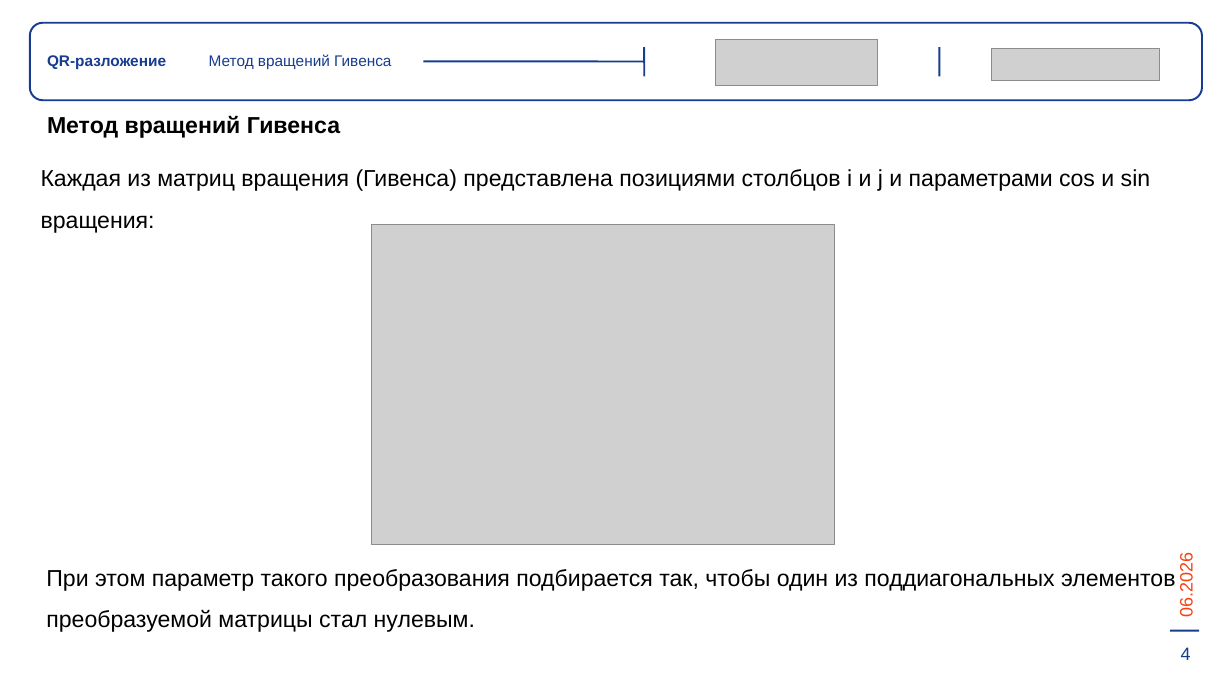
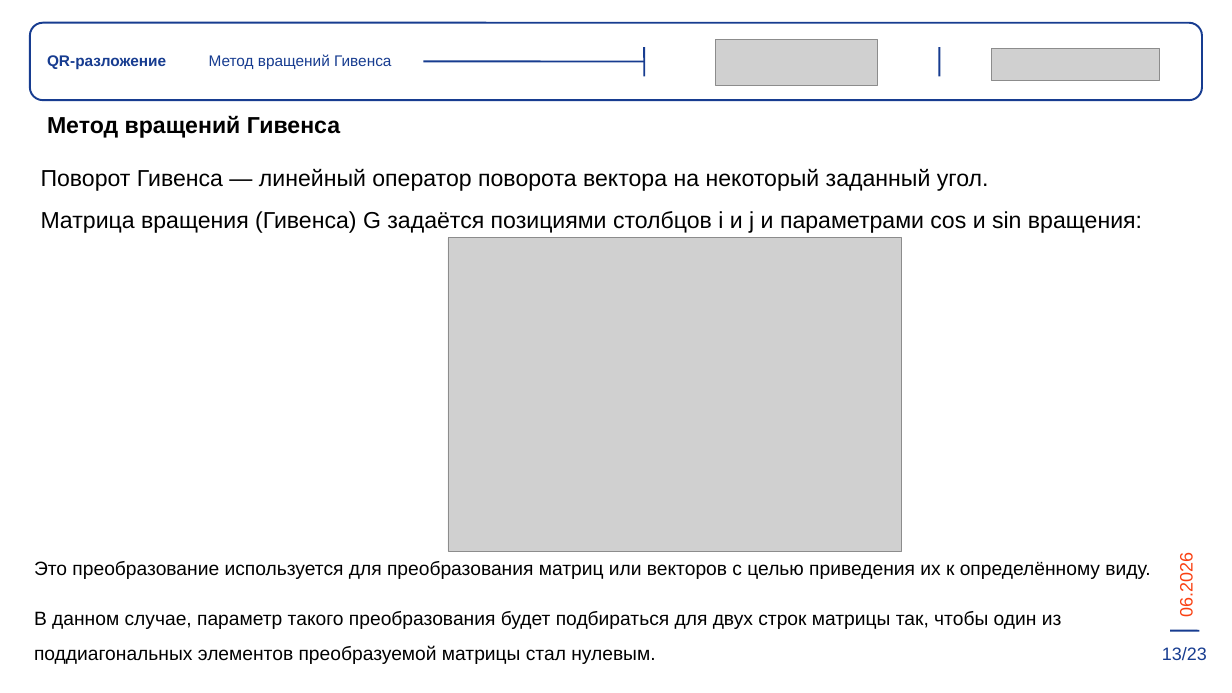
Before and after one commit to wellcome2AD/QR-decomposition, a slide deck: slide 14 of отчётность/диплом.pptx (slide 10 before the commit). Drawn at 1232x693 pixels with LibreOffice and Linux fonts; fonts in the diff are those of the drawing; grey boxes stand for pictures. Boxes give left, top, right and bottom in pixels: in the first picture for what was removed or moved away, otherwise in the second. Text is boxed around its words. In the diff, an @@ line names an element or a change of style, - is before the commit and + after.

```diff
--- a/отчётность/диплом.pptx
+++ b/отчётность/диплом.pptx
@@ text at (41,169,1142,233): text changed @@
-Каждая из матриц вращения (Гивенса) представлена позициями столбцов i и j и параметрами cos и sin вращения:
+Поворот Гивенса — линейный оператор поворота вектора на некоторый заданный угол.
+Матрица вращения (Гивенса) G задаётся позициями столбцов i и j и параметрами cos и sin вращения:
@@ picture: place and size @@
-picture at (372,225,836,545)
+picture at (448,238,902,551)
@@ text at (34,561,1150,664): text changed; size 18 to 15 pt @@
-При этом параметр такого преобразования подбирается так, чтобы один из поддиагональных элементов преобразуемой матрицы стал нулевым.
+Это преобразование используется для преобразования матриц или векторов с целью приведения их к определённому виду.
+В данном случае, параметр такого преобразования будет подбираться для двух строк матрицы так, чтобы один из поддиагональных элементов преобразуемой матрицы стал нулевым.
@@ text added at (1162,647,1207,661), 14 pt, text #173C90 @@
+13/23
@@ text removed at (1181,647,1191,660) @@
-4
```
Also in this commit, not shown: 17 other slides changed, 6 slides added, 9 other files.
